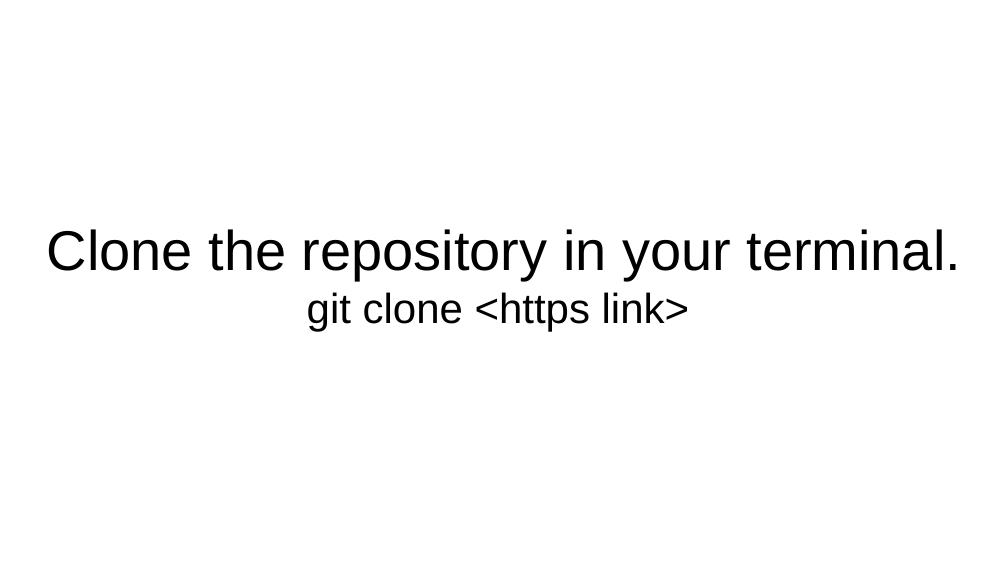
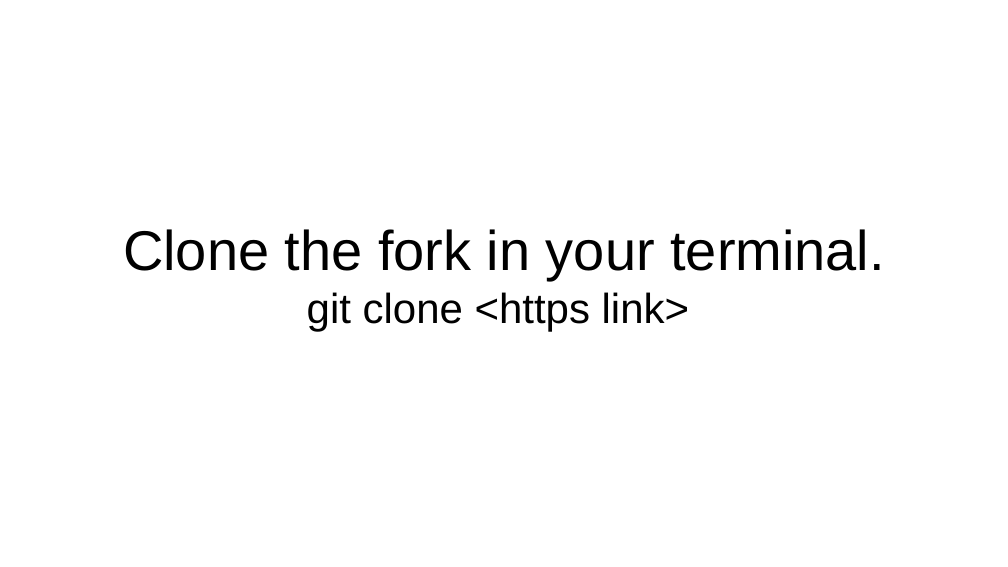
Before and after one commit to codemary/stormstudents, a slide deck: slide 11 of course_material/git.pptx (slide 9 before the commit). Drawn at 1008x567 pixels with LibreOffice and Linux fonts; fonts in the diff are those of the drawing. Boxes give left, top, right and bottom in pixels: in the first picture for what was removed or moved away, otherwise in the second. Text is boxed around its words. In the diff, an @@ line names an element or a change of style, - is before the commit and + after.

```diff
--- a/course_material/git.pptx
+++ b/course_material/git.pptx
@@ title at <box>123,229,885,280</box>: text changed @@
-Clone the repository in your terminal.
+Clone the fork in your terminal.
```
Also in this commit, not shown: 5 other slides changed, 6 slides added, 5 slides removed.
